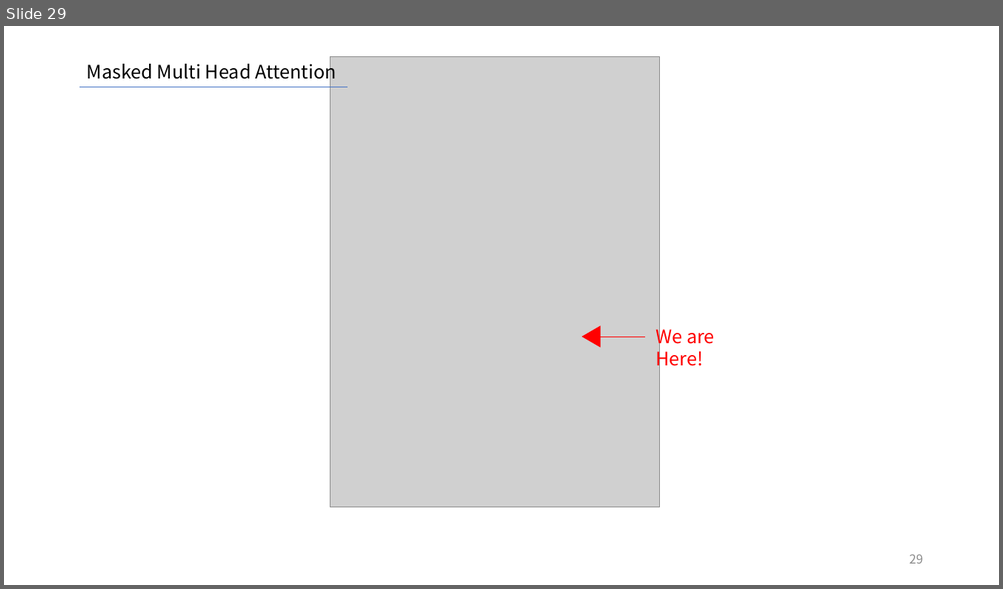
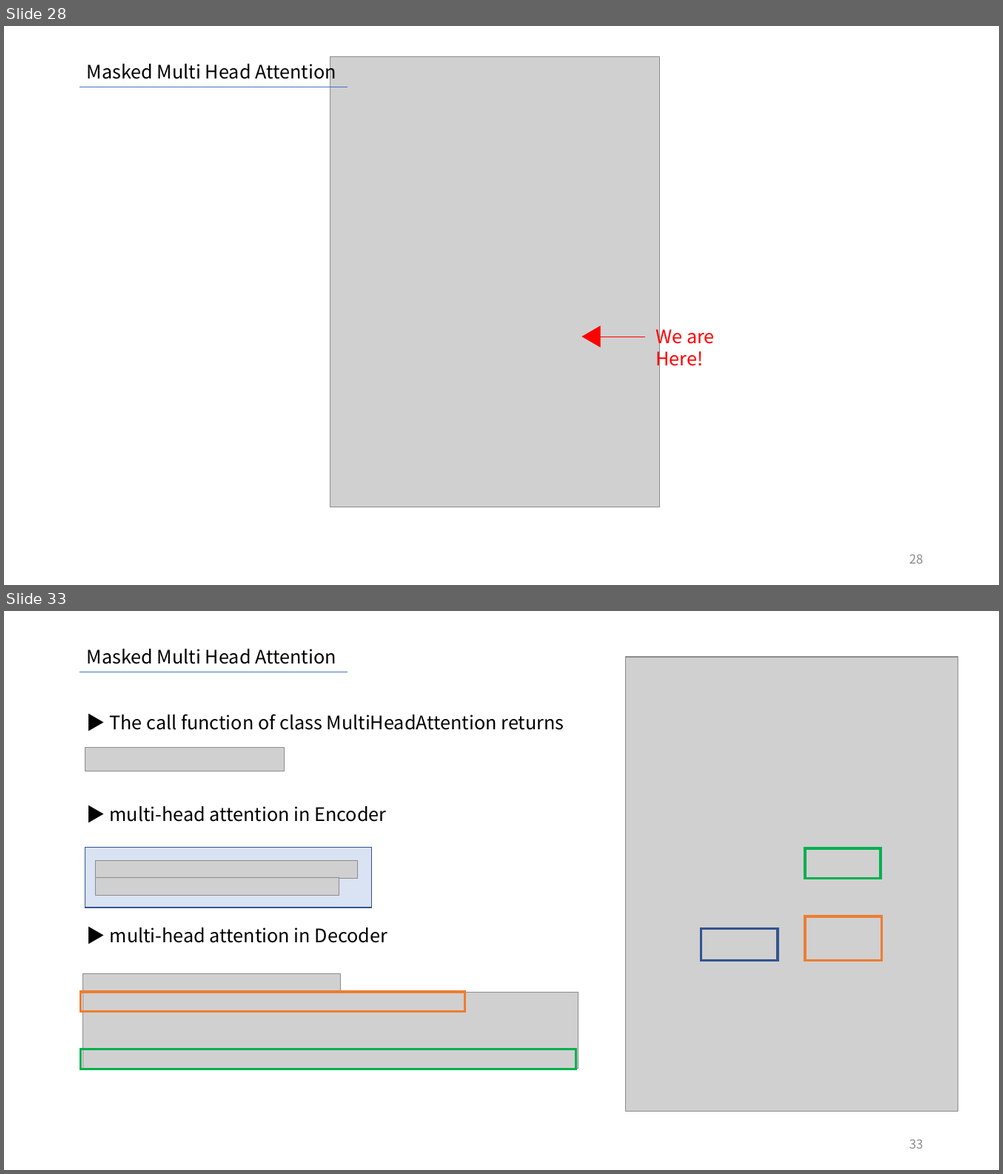
Before and after one commit to SiLviASizZ/HYU_2022, a slide deck: gradproj/meeting/0630_meeting/0702.pptx. Shown one above the other, each under a label of ours: slide 29 before the commit, slides 28 and 33 after it; the slides between them are not shown. The pictures are 1003x589 and 1003x1174 pixels, drawn with LibreOffice and Linux fonts; fonts in the diff are those of the drawing; grey boxes stand for pictures. Boxes give left, top, right and bottom in pixels: in the first picture for what was removed or moved away, otherwise in the second. Text is boxed around its words. In the diff, an @@ line names an element or a change of style, - is before the commit and + after.

```diff
--- a/gradproj/meeting/0630_meeting/0702.pptx
+++ b/gradproj/meeting/0630_meeting/0702.pptx
@@ slide 33 added at (4,611,999,1170), background #FFFFFF @@
@@ text added at (87,649,336,664), 18 pt, text #000000 @@
+Masked Multi Head Attention
@@ line added from (79, 672) to (348, 672), #4472C4 0.5 pt @@
@@ picture added at (626,658,958,1112) @@
@@ text added at (110,714,564,730), 18 pt, text #000000 @@
+▶ The call function of class MultiHeadAttention returns
@@ picture added at (85,748,284,772) @@
@@ text added at (110,806,386,822), 18 pt, text #000000 @@
+▶ multi-head attention in Encoder
@@ rectangle added at (85,848,372,908), fill #DAE3F3, outline #325491 1 pt @@
@@ rectangle added at (805,849,881,878), outline #00B050 2.5 pt @@
@@ picture added at (95,861,358,879) @@
@@ picture added at (95,877,339,895) @@
@@ rectangle added at (805,917,882,961), outline #ED7D31 2.5 pt @@
@@ text added at (110,928,387,943), 18 pt, text #000000 @@
+▶ multi-head attention in Decoder
@@ rectangle added at (701,929,778,961), outline #325491 2.5 pt @@
@@ picture added at (83,974,341,991) @@
@@ rectangle added at (81,992,465,1011), outline #ED7D31 2.5 pt @@
@@ picture added at (83,992,578,1068) @@
@@ rectangle added at (81,1050,576,1069), outline #00B050 2.5 pt @@
@@ page number added at (909,1139,923,1149), 12 pt, text #8C8C8C @@
+33
@@ what was slide 29 is now slide 28 @@
@@ page number at (909,554,923,564): text changed @@
-29
+28
```
Also in this commit, not shown: 3 slides changed, 80 other slides added, 1 slide removed, 24 other files.
